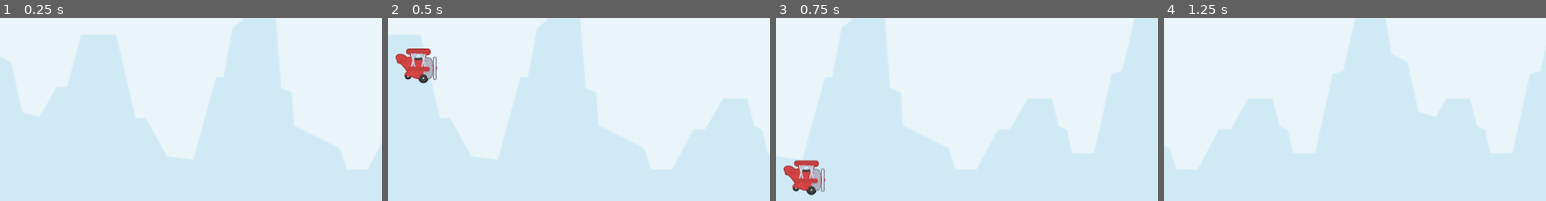
Above: before the commit, frames 1-4 (left to right).
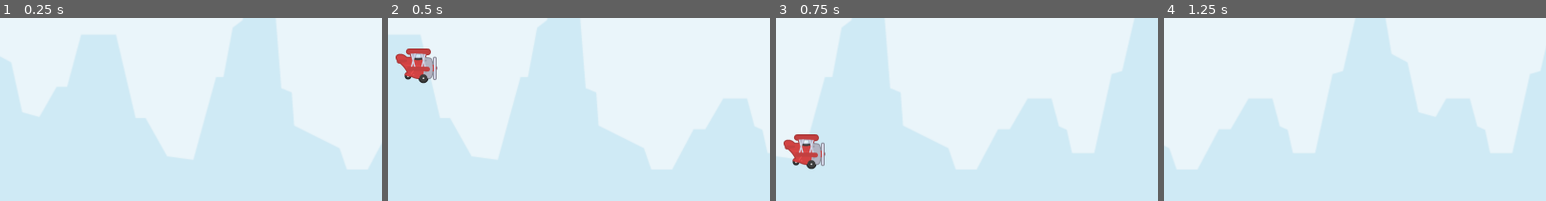
Above: after the commit, the same moments.

Repository: J35P1N/Godot4-FlappyBirdClone
Game: Godot game, scene res://scenes/Main.tscn
Same seed, same stepped clock (60 frames per second), same inputs: the game is played once before the commit and once after it.
Inputs (mouse positions are % of the whole screen's width and height, from its top left):
- Up to frame 1 (0.25 s): no input
- Up to frame 2 (0.5 s): no input
- Up to frame 3 (0.75 s): move the mouse to (72, 33) at 0.52 s; click (72, 33) at 0.6 s
- Up to frame 4 (1.25 s): no input
The pictures show only the part of the screen within x 6-56%, y 50-100%; the shares and areas given below are measured in that part.

Frames 1-2 are identical in both runs. In frame 3, 2.6% of the frame differs, in the area x 2-13%, y 63-97%; in frame 4, nothing differs.

Commit message:
Adds player movement and maps controls

Diff:
--- a/project.godot
+++ b/project.godot
@@ -13,6 +13,7 @@
 config/name="Godot4-FlappyBirdClone"
 run/main_scene="res://scenes/Main.tscn"
 config/features=PackedStringArray("4.2", "Mobile")
+boot_splash/image="res://images/Player.png"
 config/icon="res://icon.svg"
 
 [display]
@@ -22,6 +23,20 @@
 window/stretch/mode="viewport"
 window/stretch/aspect="expand"
 
+[input]
+
+Thrust={
+"deadzone": 0.5,
+"events": [Object(InputEventMouseButton,"resource_local_to_scene":false,"resource_name":"","device":-1,"window_id":0,"alt_pressed":false,"shift_pressed":false,"ctrl_pressed":false,"meta_pressed":false,"button_mask":0,"position":Vector2(0, 0),"global_position":Vector2(0, 0),"factor":1.0,"button_index":1,"canceled":false,"pressed":false,"double_click":false,"script":null)
+, Object(InputEventJoypadButton,"resource_local_to_scene":false,"resource_name":"","device":-1,"button_index":0,"pressure":0.0,"pressed":false,"script":null)
+, Object(InputEventKey,"resource_local_to_scene":false,"resource_name":"","device":0,"window_id":0,"alt_pressed":false,"shift_pressed":false,"ctrl_pressed":false,"meta_pressed":false,"pressed":false,"keycode":0,"physical_keycode":32,"key_label":0,"unicode":0,"echo":false,"script":null)
+]
+}
+
+[input_devices]
+
+pointing/emulate_touch_from_mouse=true
+
 [rendering]
 
 renderer/rendering_method="mobile"
--- a/scenes/Main.tscn
+++ b/scenes/Main.tscn
@@ -1,8 +1,9 @@
-[gd_scene load_steps=6 format=3 uid="uid://chpvsgknsa1me"]
+[gd_scene load_steps=7 format=3 uid="uid://chpvsgknsa1me"]
 
 [ext_resource type="Script" path="res://scripts/BackgroundContainer.gd" id="1_ncu1q"]
 [ext_resource type="Script" path="res://scenes/Main.gd" id="1_pyh0x"]
 [ext_resource type="Texture2D" uid="uid://dxv4bt2663olv" path="res://images/Background.png" id="2_7j3tq"]
+[ext_resource type="Script" path="res://scripts/Player.gd" id="4_02q8t"]
 [ext_resource type="Texture2D" uid="uid://d3ew4jivhcl62" path="res://images/Player.png" id="4_rjvuy"]
 
 [sub_resource type="CircleShape2D" id="CircleShape2D_svnoq"]
@@ -30,6 +31,7 @@
 position = Vector2(160, 480)
 mass = 2.2
 gravity_scale = 1.6
+script = ExtResource("4_02q8t")
 
 [node name="PlayerSprite" type="Sprite2D" parent="Player"]
 position = Vector2(2.08165e-12, 2.08165e-12)
--- /dev/null
+++ b/scripts/Player.gd
@@ -0,0 +1,7 @@
+extends RigidBody2D
+
+var thrust : int = 1200
+
+func _process(delta):
+	if Input.is_action_just_pressed("Thrust"):
+		apply_central_impulse(Vector2.UP * thrust)
